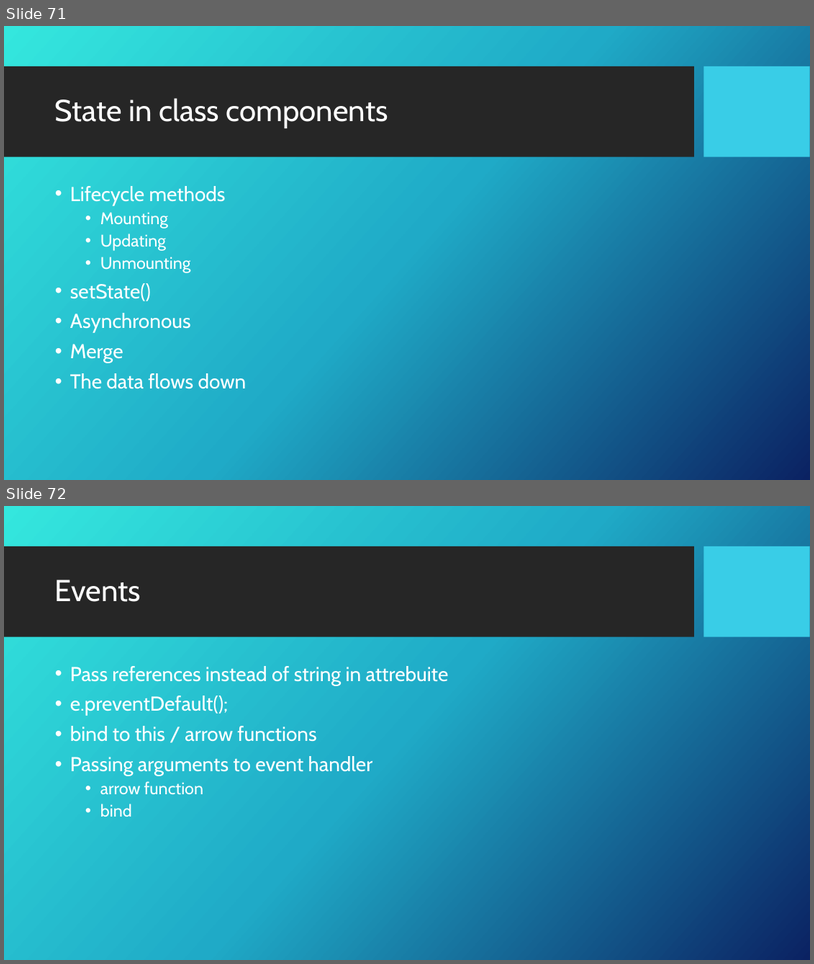
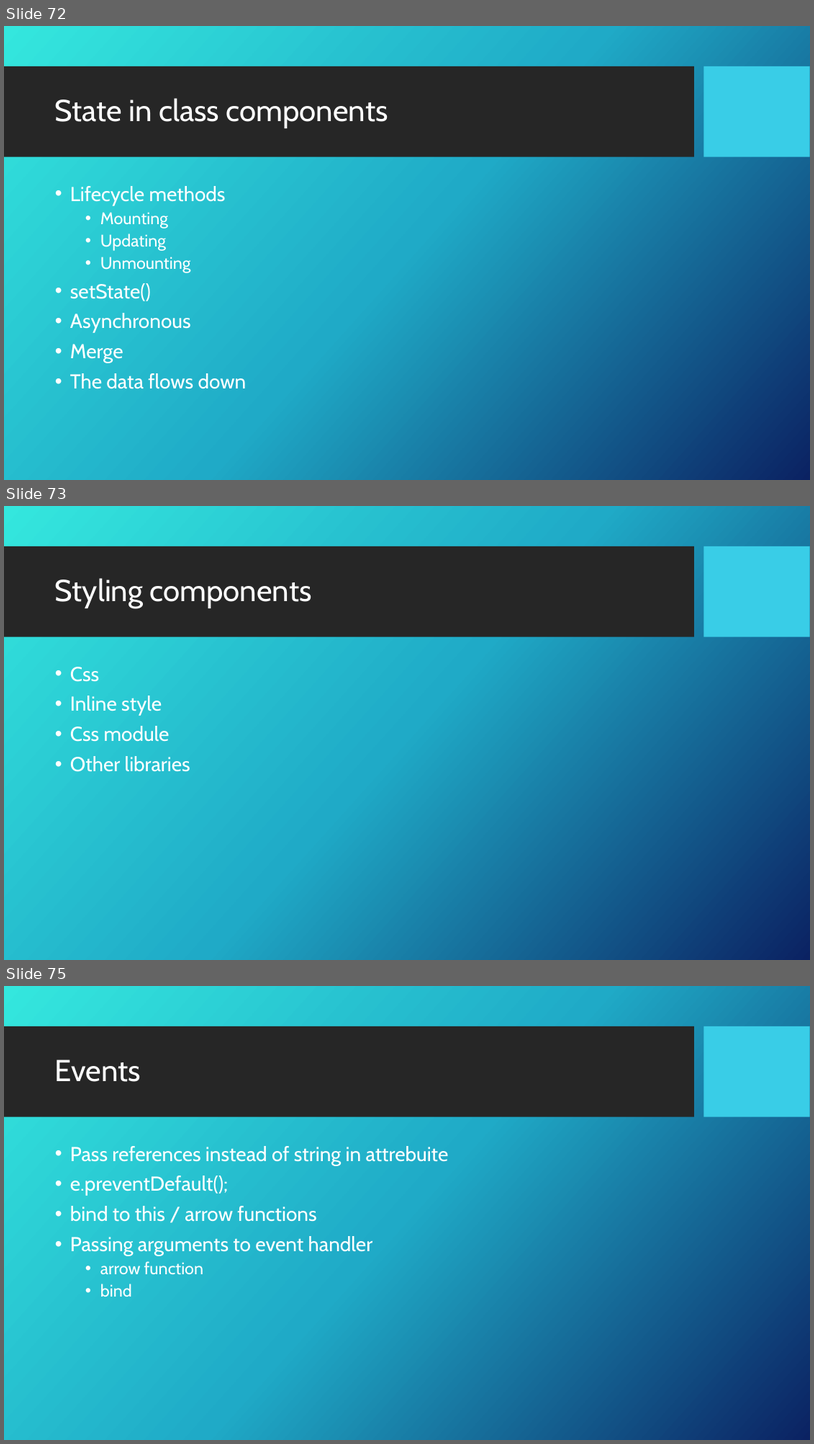
Before and after one commit to alirezaed/behssazan-react, a slide deck: JS_React_Training.pptx. Shown one above the other, each under a label of ours: slides 71 and 72 before the commit, slides 72, 73 and 75 after it; the slides between them are not shown. The pictures are 814x964 and 814x1444 pixels, drawn with LibreOffice and Linux fonts; fonts in the diff are those of the drawing; background and template pictures are left out. Boxes give left, top, right and bottom in pixels: in the first picture for what was removed or moved away, otherwise in the second. Text is boxed around its words. In the diff, an @@ line names an element or a change of style, - is before the commit and + after.

```diff
--- a/JS_React_Training.pptx
+++ b/JS_React_Training.pptx
@@ slide 73 added at bbox=[4, 506, 810, 960], background picture (left out); not listed: 2 template elements that a slide beside it also shows @@
@@ title added at bbox=[55, 578, 312, 608], 36 pt, text #FFFFFF @@
+Styling components
@@ text added at bbox=[70, 667, 190, 772], 24 pt, text #FFFFFF @@
+• Css
+• Inline style
+• Css module
+• Other libraries
@@ what was slide 71 is now slide 72 @@
@@ what was slide 72 is now slide 75 @@
```
Also in this commit, not shown: 3 slides changed, 4 other slides added, 5 other files.
